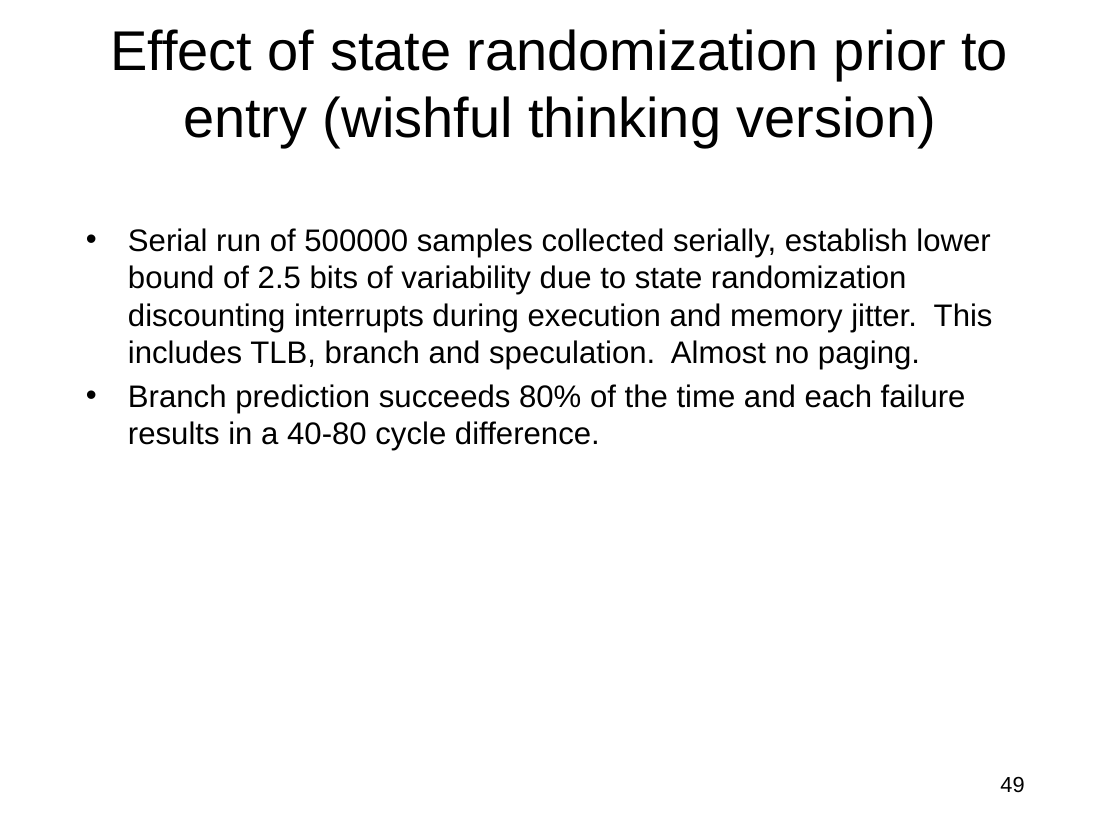
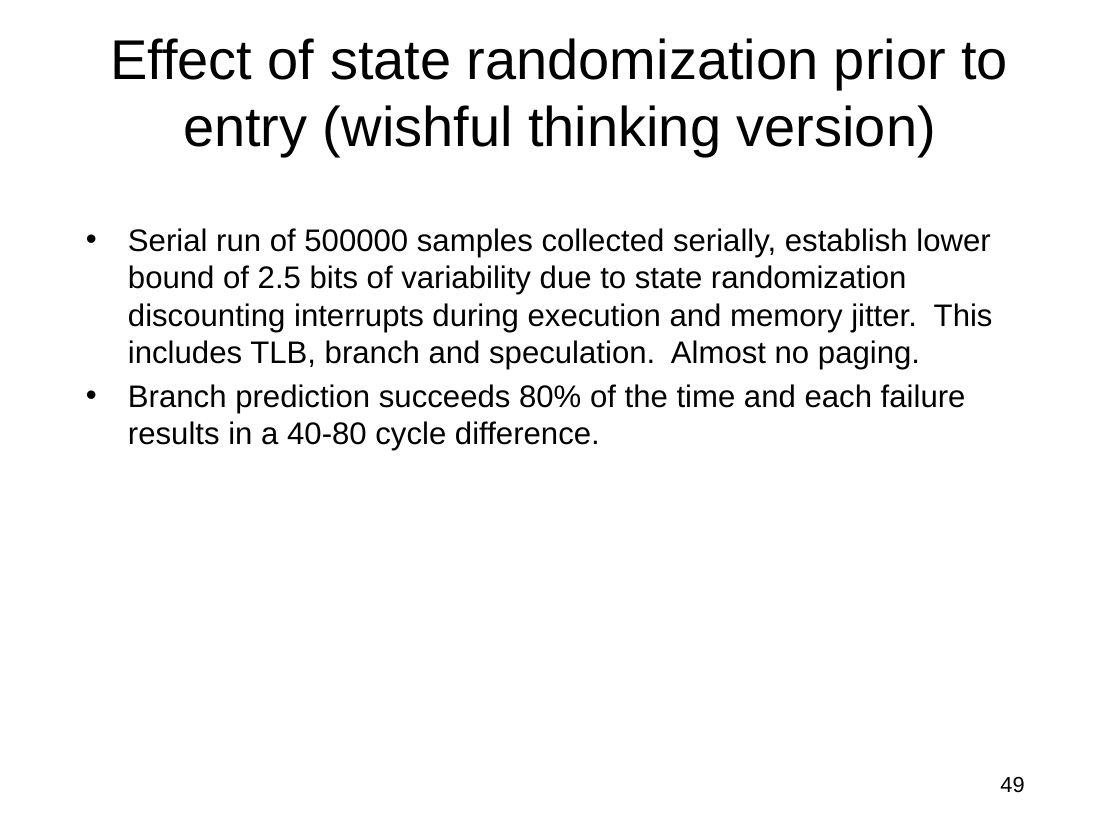
Before and after one commit to jlmucb/class_notes, a slide deck: slide 49 of BerkeleyClass/CS290Spring2013/Lectures/entropy_talk.pptx. Drawn at 1120x840 pixels with LibreOffice and Linux fonts; fonts in the diff are those of the drawing. Boxes give left, top, right and bottom in pixels: in the first picture for what was removed or moved away, otherwise in the second. Text is boxed around its words. In the diff, an @@ line names an element or a change of style, - is before the commit and + after.

```diff
--- a/BerkeleyClass/CS290Spring2013/Lectures/entropy_talk.pptx
+++ b/BerkeleyClass/CS290Spring2013/Lectures/entropy_talk.pptx
@@ title "Effect of state randomization prior ...": place and size @@
-title "Effect of state randomization prior ..." at [110,29,1008,147]
+title "Effect of state randomization prior ..." at [110,38,1008,156]
```
Also in this commit, not shown: 5 other slides changed, 1 other file.
